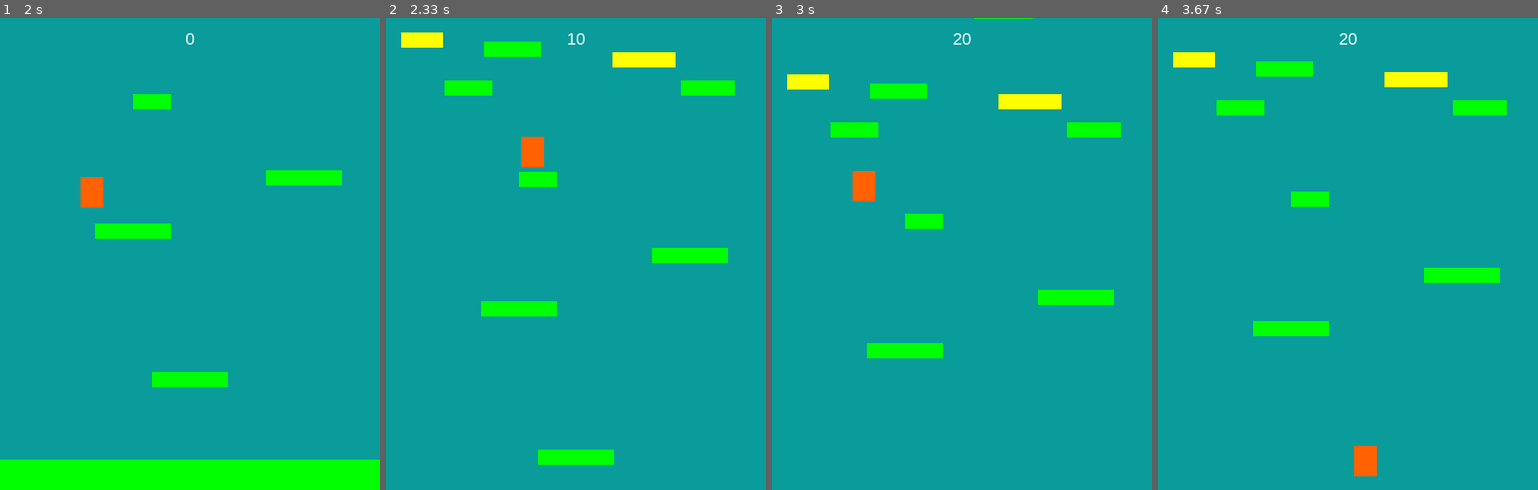
Above: before the commit, frames 1-4 (left to right).
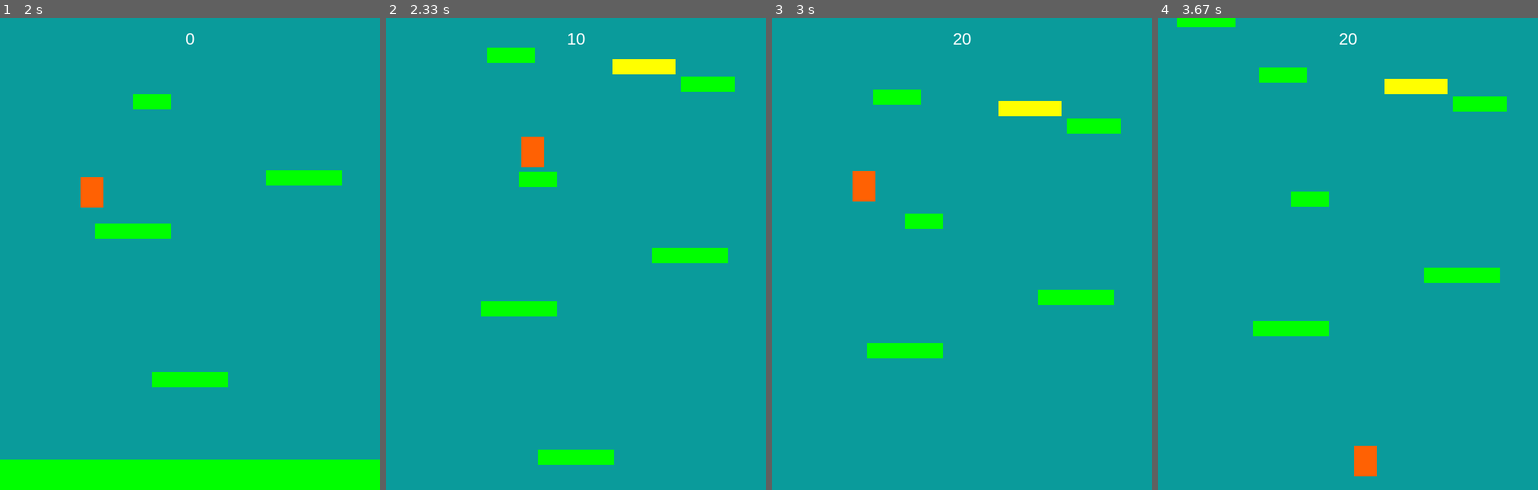
Above: after the commit, the same moments.

Repository: RodrigoMBarros/PyGame_2020.1
Game: pygame game, started from inicio_projeto/game_main.py
The game is run twice, just before and just after one commit, with the same random seed, the same clock (stepped at 60 frames per second) and the same inputs.
Inputs:
- Up to frame 1 (2 s): tap Space at 0.33, 0.73, 1.03, 1.3, 1.6, 1.73 s; hold Left 0.67-1.2 s; hold Left 1.23-1.63 s; hold Right from 1.67 s (still down)
- Up to frame 2 (2.33 s): tap Space at 2.03 s; release Right at 2.3 s
- Up to frame 3 (3 s): hold Left 2.33-2.8 s; tap Space at 2.4, 2.7, 2.9 s; hold Right from 2.83 s (still down)
- Up to frame 4 (3.67 s): tap Space at 3.2, 3.4 s; release Right at 3.3 s; hold Right from 3.33 s (still down)

Frame 1 is identical in both runs. In frame 2, 1.9% of the frame differs, in the area x 4-92%, y 3-17%; in frame 3, 1.9%; in frame 4, 2.2%, in the area x 4-92%, y 0-21%.

Commit message:
dois tipos de plataformas e aumento de dificuldade por pontuacao

Diff:
--- a/inicio_projeto/game_main.py
+++ b/inicio_projeto/game_main.py
@@ -1,5 +1,4 @@
 import pygame as pg
-import sys
 import random
 
 WIDTH = 500
@@ -197,21 +196,32 @@
         if len(self.platforms_R) == 0:
             self.rodando = False
 
-            # recolocando as plataformas regulares:
-        if len(self.platforms_R) < 7:
+        if len(self.platforms_R) < 6:  # recolocando as plataformas regulares:
             width = random.randrange(50, 100)
-            p = Notas_regulares(random.randrange(0, WIDTH - width), -20, width, 20)
-            while pg.sprite.spritecollide(p, self.platforms_R, False) or pg.sprite.spritecollide(p, self.platforms_A, False):
+            p = Notas_regulares(random.randrange(0, WIDTH - width), random.randrange(-30, 0), width, 20)
+            while pg.sprite.spritecollide(p, self.platforms_R, False) or \
+                    pg.sprite.spritecollide(p, self.platforms_A, False):
                 p = Notas_regulares(random.randrange(0, WIDTH - width), -20, width, 20)
             self.platforms_R.add(p)
             self.all_sprites.add(p)
 
-            # recolocando as plataformas aleatorias:
-        if len(self.platforms_A) < 2:
+        n_ale = 1
+        if self.score >= 20:  # coloca uma de cada vez pra nao ficarem juntas
+            n_ale = 2
+        if self.score >= 40:  # coloca uma de cada vez pra nao ficarem juntas
+            n_ale = 3
+        if self.score >= 1000:  # diminui o numero de plataformas pra ficar mais dificil
+            n_ale = 2
+        if self.score >= 2000:  # diminui o numero de plataformas pra ficar mais dificil
+            n_ale = 1
+        if self.score >= 3000:  # diminui o numero de plataformas pra ficar mais dificil
+            n_ale = 0
+        if len(self.platforms_A) < n_ale:  # recolocando as plataformas aleatorias:
             width = random.randrange(50, 100)
-            p = Notas_aleatorias(random.randrange(0, WIDTH - width), (random.randrange(-100, -20)), width, 20)
-            while pg.sprite.spritecollide(p, self.platforms_A, False or pg.sprite.spritecollide(p, self.platforms_R, False)):
-                p = Notas_aleatorias(random.randrange(0, WIDTH - width), (random.randrange(-100, -20)), width, 20)
+            p = Notas_aleatorias(random.randrange(0, WIDTH - width), (random.randrange(-80, -20)), width, 20)
+            while pg.sprite.spritecollide(p, self.platforms_A, False) or \
+                    pg.sprite.spritecollide(p, self.platforms_R, False):
+                p = Notas_aleatorias(random.randrange(0, WIDTH - width), (random.randrange(-80, -20)), width, 20)
             self.platforms_A.add(p)
             self.all_sprites.add(p)
 
